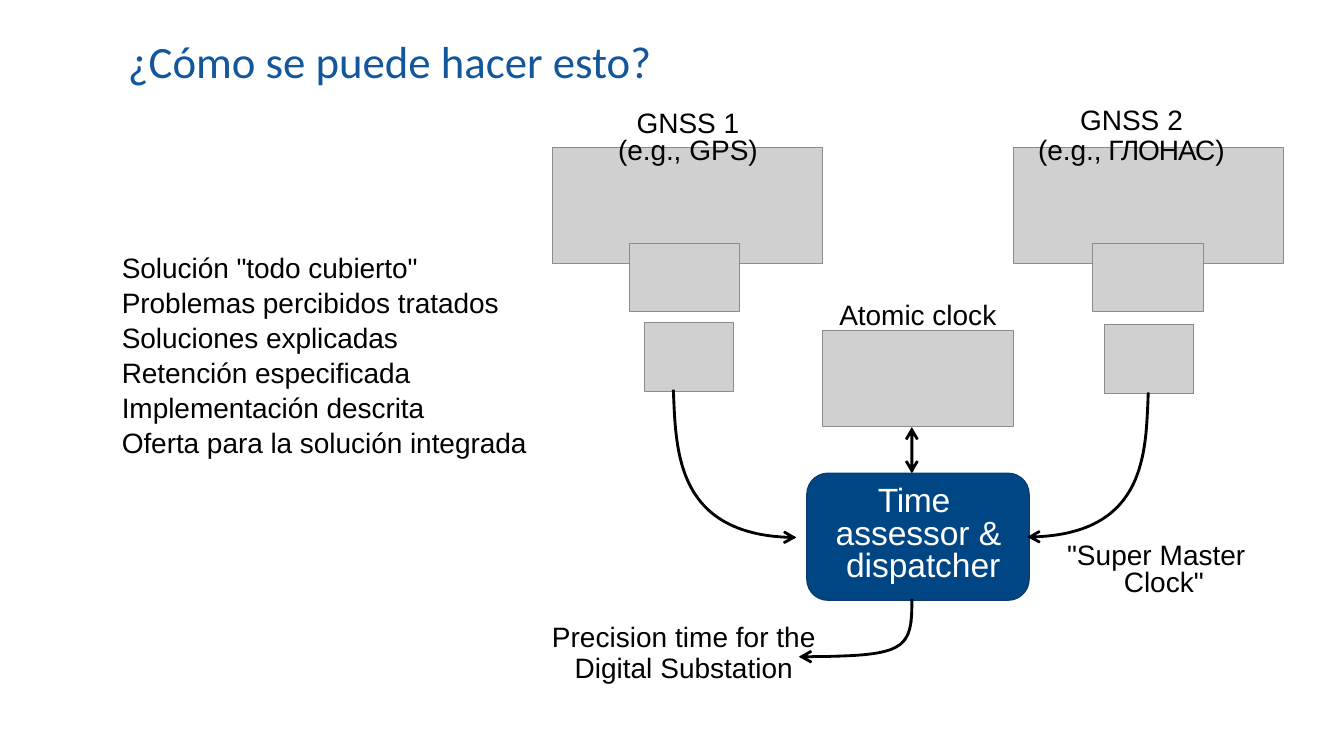
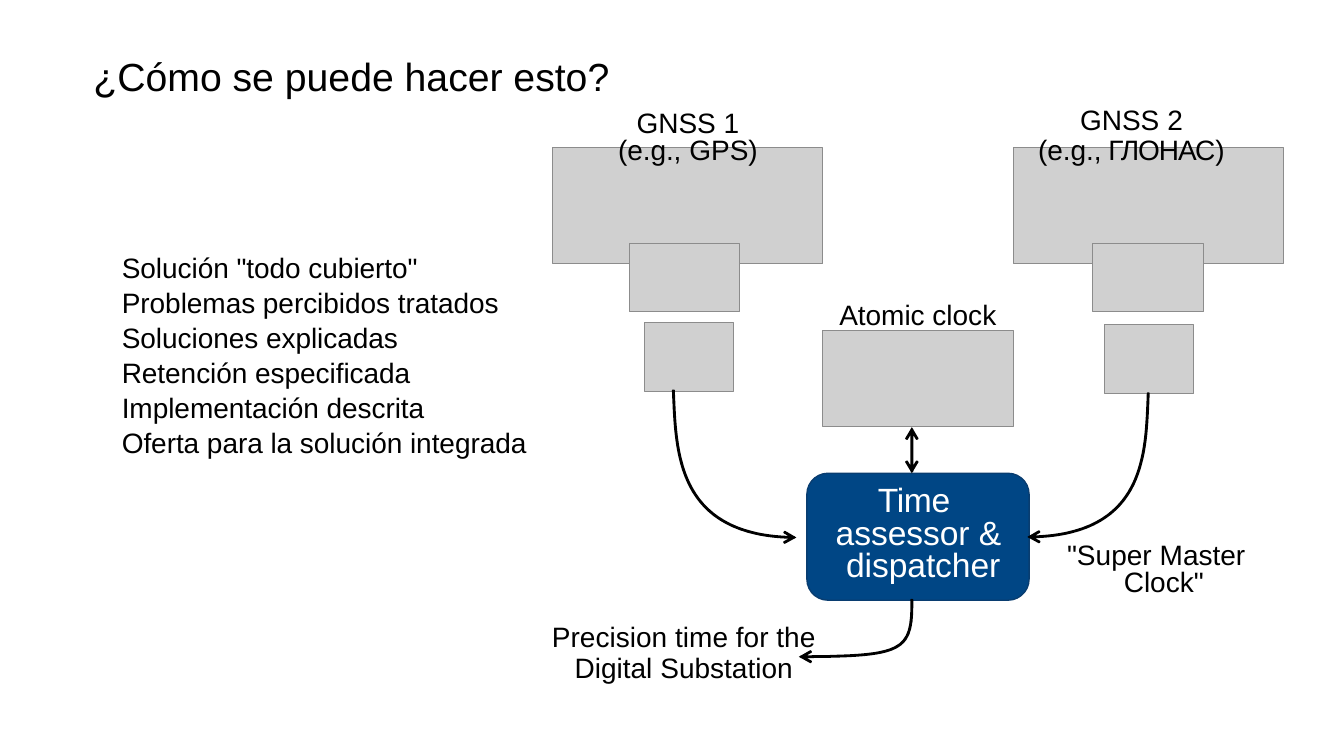
Before and after one commit to SiwaNetwork/QUANTUM, a slide deck: slide 12 of Time-Card/ДОКУМЕНТЫ/МАТЕРИАЛ СТАТЬИ/Применение в энергетике испанский.pptx. Drawn at 1344x756 pixels with LibreOffice and Linux fonts; fonts in the diff are those of the drawing; grey boxes stand for pictures. Boxes give left, top, right and bottom in pixels: in the first picture for what was removed or moved away, otherwise in the second. Text is boxed around its words. In the diff, an @@ line names an element or a change of style, - is before the commit and + after.

```diff
--- a/Time-Card/ДОКУМЕНТЫ/МАТЕРИАЛ СТАТЬИ/Применение в энергетике испанский.pptx
+++ b/Time-Card/ДОКУМЕНТЫ/МАТЕРИАЛ СТАТЬИ/Применение в энергетике испанский.pptx
@@ title "¿Cómo se puede hacer esto?": place and size @@
-title "¿Cómo se puede hacer esto?" at box(128, 47, 651, 86)
+title "¿Cómo se puede hacer esto?" at box(93, 62, 609, 99)
@@ title "¿Cómo se puede hacer esto?" at box(93, 62, 609, 99): size 32 to 28 pt, font Calibri to Arial, text colour #12569B to #000000 @@
```
Also in this commit, not shown: 16 other slides changed, 4 other files.
